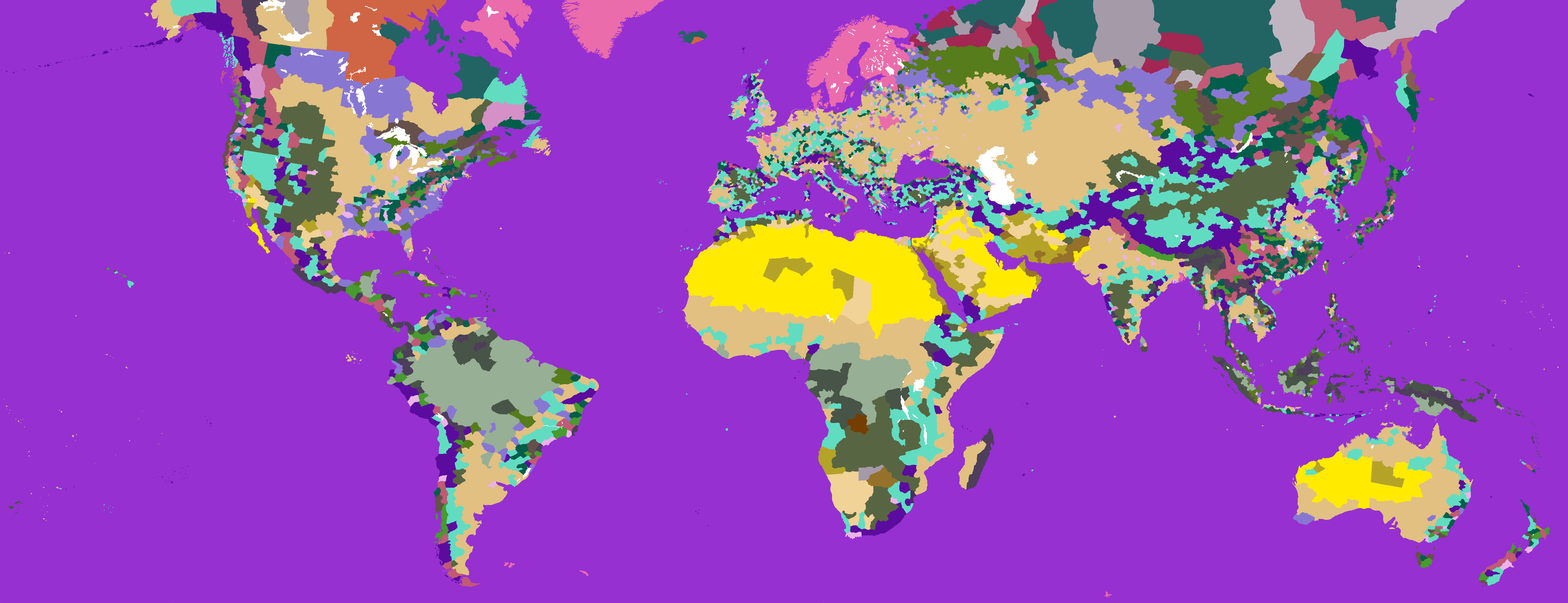
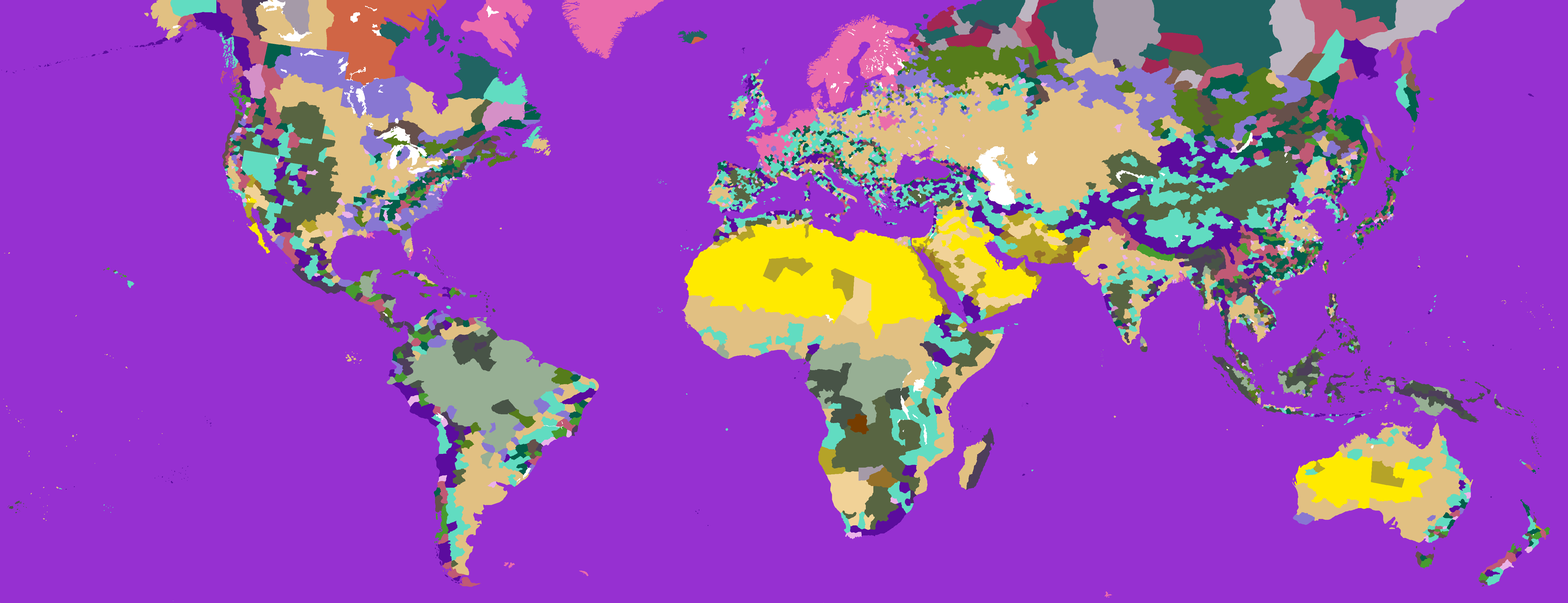
Two versions of the same layered image (1568×603). Layer-by-layer changes:
painted on "terrain — flat colormap kopia.bmp" over 745, 105, 819, 173
